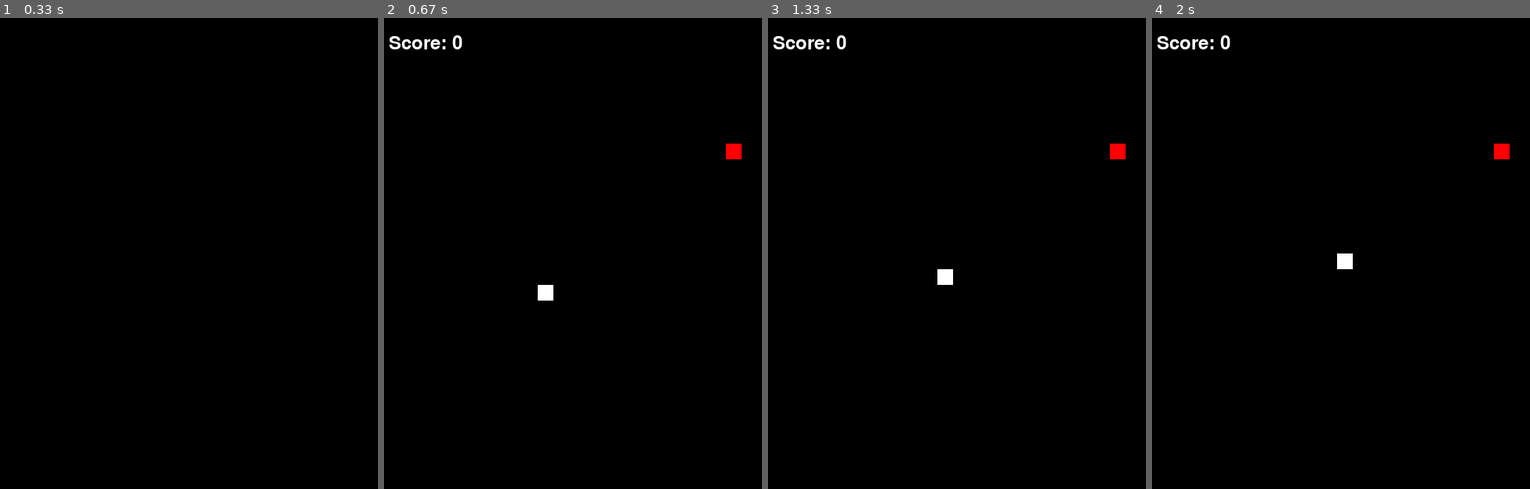
Above: before the commit, frames 1-4 (left to right).
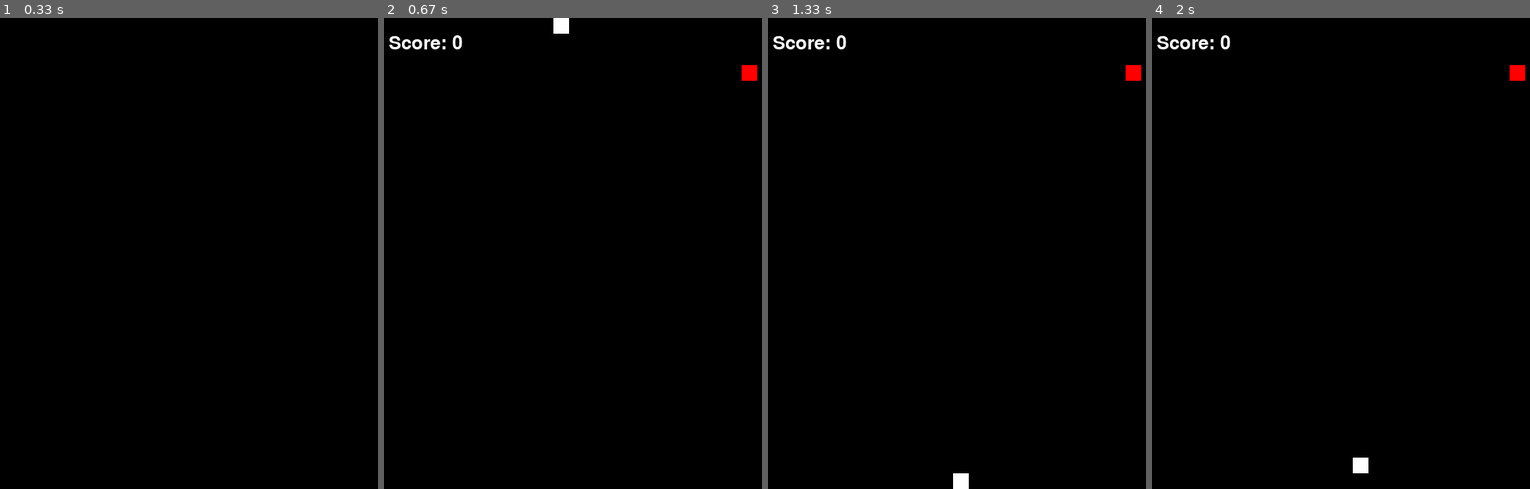
Above: after the commit, the same moments.

Repository: deniselouzada/python-games
Game: pygame game, started from snake.py
Same seed, same stepped clock (60 frames per second), same inputs: the game is played once before the commit and once after it.
Inputs:
- Up to frame 1 (0.33 s): no input
- Up to frame 2 (0.67 s): hold Right from 0.33 s (still down)
- Up to frame 3 (1.33 s): release Right at 0.8 s; hold Up from 0.83 s (still down)
- Up to frame 4 (2 s): release Up at 1.33 s; hold Right from 1.37 s (still down)

Frame 1 is identical in both runs. In frame 2, 0.6% of the frame differs, in the area x 40-99%, y 0-60%; in frame 3, 0.6%; in frame 4, 0.6%.

Commit message:
update with oop and sprites

Diff:
--- a/snake.py
+++ b/snake.py
@@ -19,53 +19,87 @@
 faux_grid = [i for i in range(0, width - size, size)]
 
 # snake and snack definition
-snake = pygame.Rect(300, 300, size, size)
-snack = pygame.Rect(random.choice(faux_grid), random.choice(faux_grid), size, size)
+class Snake(pygame.sprite.Sprite):
+    def __init__(self, x, y, dx, dy):
+        pygame.sprite.Sprite.__init__(self)
+        self.image = pygame.Surface((size, size))
+        self.image.fill(white)
+        self.rect = self.image.get_rect()
+        self.rect.x = x
+        self.rect.y = y
+        self.dx = dx
+        self.dy = dy
+
+    def grow(self):
+        self.image.fill(white)
+        self.rect = self.image.get_rect()
+
+    def update(self):
+        pass
+
+
+class Snack(pygame.sprite.Sprite):
+    def __init__(self, x, y):
+        pygame.sprite.Sprite.__init__(self)
+        self.image = pygame.Surface((size, size))
+        self.image.fill(red)
+        self.rect = self.image.get_rect()
+        self.rect.x = x
+        self.rect.y = y
+
+# snake and snack instantiation
+snake = Snake(random.choice(faux_grid), random.choice(faux_grid), size, 0)
+snake_group = pygame.sprite.Group()
+
+snack = Snack(random.choice(faux_grid), random.choice(faux_grid))
 
 # functions
-def move_snake(dx, dy):
+def move_snake():
     keys_pressed = pygame.key.get_pressed()
 
-    if keys_pressed[pygame.K_LEFT] and dx != size:
-        dx = -size
-        dy = 0
-    if keys_pressed[pygame.K_RIGHT] and dx != -size:
-        dx = size
-        dy = 0
-    if keys_pressed[pygame.K_UP] and dy != size:
-        dx = 0
-        dy = -size
-    if keys_pressed[pygame.K_DOWN] and dy != -size:
-        dx = 0
-        dy = size
+    if keys_pressed[pygame.K_LEFT] and snake.dx != size:
+        snake.dx = -size
+        snake.dy = 0
+    if keys_pressed[pygame.K_RIGHT] and snake.dx != -size:
+        snake.dx = size
+        snake.dy = 0
+    if keys_pressed[pygame.K_UP] and snake.dy != size:
+        snake.dx = 0
+        snake.dy = -size
+    if keys_pressed[pygame.K_DOWN] and snake.dy != -size:
+        snake.dx = 0
+        snake.dy = size
 
-    snake.y += dy
-    snake.x += dx
-    return snake.x, snake.y, dx, dy
+    snake.rect.y += snake.dy
+    snake.rect.x += snake.dx
+    return snake.rect.x, snake.rect.y, snake.dx, snake.dy
 
 def edge_collision():
-    if snake.x < 0:
-        snake.x = width
-    if snake.x > width - size:
-        snake.x = 0
-    if snake.y < 0:
-        snake.y = height
-    if snake.y > height - size:
-        snake.y = 0
-    return snake.x, snake.y
+    if snake.rect.x < 0:
+        snake.rect.x = width - size
+    if snake.rect.x > width - size:
+        snake.rect.x = 0
+    if snake.rect.y < 0:
+        snake.rect.y = height - size
+    if snake.rect.y > height - size:
+        snake.rect.y = 0
+    return snake.rect.x, snake.rect.y
 
-# game over function
+def grow_snake():
+    pass
+
+# game over
 
 def game_over():
     pass
 
 def scoring(score):
-    if snake.colliderect(snack):
-        snack.x = random.choice(faux_grid)
-        snack.y = random.choice(faux_grid)
+    if pygame.sprite.collide_rect(snake, snack):
+        snack.rect.x = random.choice(faux_grid)
+        snack.rect.y = random.choice(faux_grid)
         score += 1
     font = pygame.font.Font(None, 36)
-    text= font.render(f"Score: {score}", 1, white)
+    text = font.render(f"Score: {score}", 1, white)
     return text, score
 
 # draw on screen
@@ -79,14 +113,7 @@
 # main loop
 def main():
 
-    dx = size
-    dy = 0
-
-    snake.x = random.choice(faux_grid)
-    snake.y = random.choice(faux_grid)
-
-    snack.x = random.choice(faux_grid)
-    snack.y = random.choice(faux_grid)
+    #snake_group.draw(screen)
 
     score = 0
 
@@ -99,9 +126,9 @@
     while running:
         clock.tick(fps)
 
-        snake.x, snake.y, dx, dy = move_snake(dx, dy)
+        snake.rect.x, snake.rect.y, snake.dx, snake.dy = move_snake()
 
-        snake.x, snake.y = edge_collision()
+        snake.rect.x, snake.rect.y = edge_collision()
 
         text, score = scoring(score)
 
